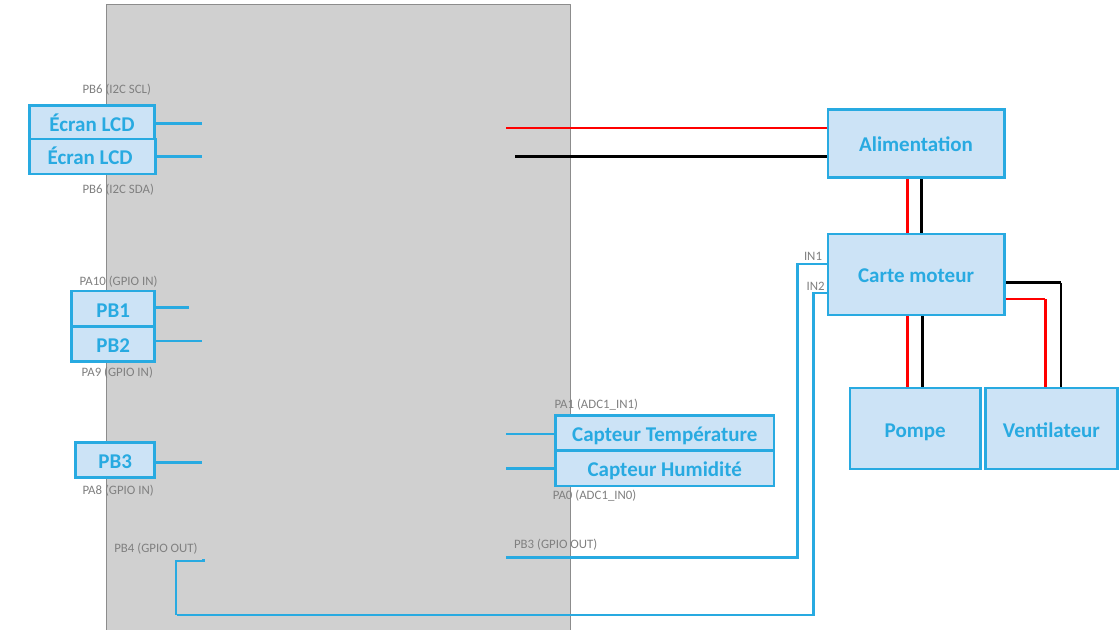
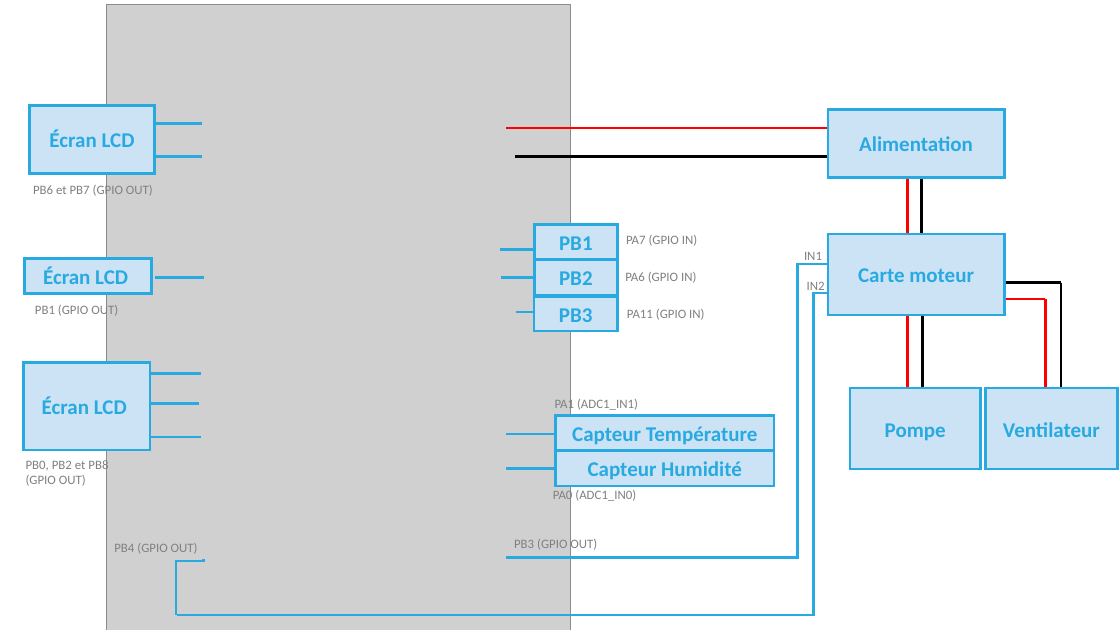
Before and after one commit to Lucas-byte31/Greenhouse, a slide deck: slide 1 of 02_SW_SPEC/Schema de cablage.pptx. Drawn at 1120x630 pixels with LibreOffice and Linux fonts; fonts in the diff are those of the drawing; grey boxes stand for pictures. Boxes give left, top, right and bottom in pixels: in the first picture for what was removed or moved away, otherwise in the second. Text is boxed around its words. In the diff, an @@ line names an element or a change of style, - is before the commit and + after.

```diff
--- a/02_SW_SPEC/Schema de cablage.pptx
+++ b/02_SW_SPEC/Schema de cablage.pptx
@@ text removed at (83,83,151,98) @@
-PB6 (I2C SCL)
@@ rectangle "Écran LCD": place and size @@
-rectangle "Écran LCD" at (29,105,155,140)
+rectangle "Écran LCD" at (29,105,155,173)
@@ text at (33,183,153,198): text changed @@
-PB6 (I2C SDA)
+PB6 et PB7 (GPIO OUT)
@@ rectangle "PB1": place and size @@
-rectangle "PB1" at (71,292,155,327)
+rectangle "PB1" at (534,224,618,260)
@@ text at (626,235,697,246): text changed @@
-PA10 (GPIO IN)
+PA7 (GPIO IN)
@@ rectangle "Écran LCD": place and size @@
-rectangle "Écran LCD" at (29,139,156,174)
+rectangle "Écran LCD" at (25,259,152,294)
@@ line moved from (155, 308) - (189, 308) to (501, 250) - (534, 250) @@
@@ rectangle "PB2": place and size @@
-rectangle "PB2" at (71,327,155,362)
+rectangle "PB2" at (534,260,618,296)
@@ line added from (155, 277) to (204, 277), #28AAE1 2.25 pt @@
@@ line added from (502, 277) to (535, 277), #28AAE1 2.25 pt @@
@@ rectangle "PB3": place and size @@
-rectangle "PB3" at (76,443,155,478)
+rectangle "PB3" at (534,297,618,332)
@@ text at (625,272,696,283): text changed @@
-PA9 (GPIO IN)
+PA6 (GPIO IN)
@@ text added at (35,303,118,318), 11 pt, text #808080 @@
+PB1 (GPIO OUT)
@@ line added from (516, 312) to (534, 312), #28AAE1 2.25 pt @@
@@ text at (627,309,704,320): text changed @@
-PA8 (GPIO IN)
+PA11 (GPIO IN)
@@ rectangle added at (24,362,150,450), fill #CCE3F6, outline #28AAE1 2.25 pt, 18 pt, text #28AAE1, bold @@
+Écran LCD
@@ line added from (151, 374) to (201, 374), #28AAE1 2.25 pt @@
@@ line moved from (152, 341) - (202, 341) to (150, 403) - (199, 403) @@
@@ line moved from (153, 463) - (202, 463) to (151, 437) - (201, 437) @@
@@ text added at (26,458,108,486), 11 pt, text #808080 @@
+PB0, PB2 et PB8
+(GPIO OUT)
```
Also in this commit, not shown: 1 slide added, 50 other files.
